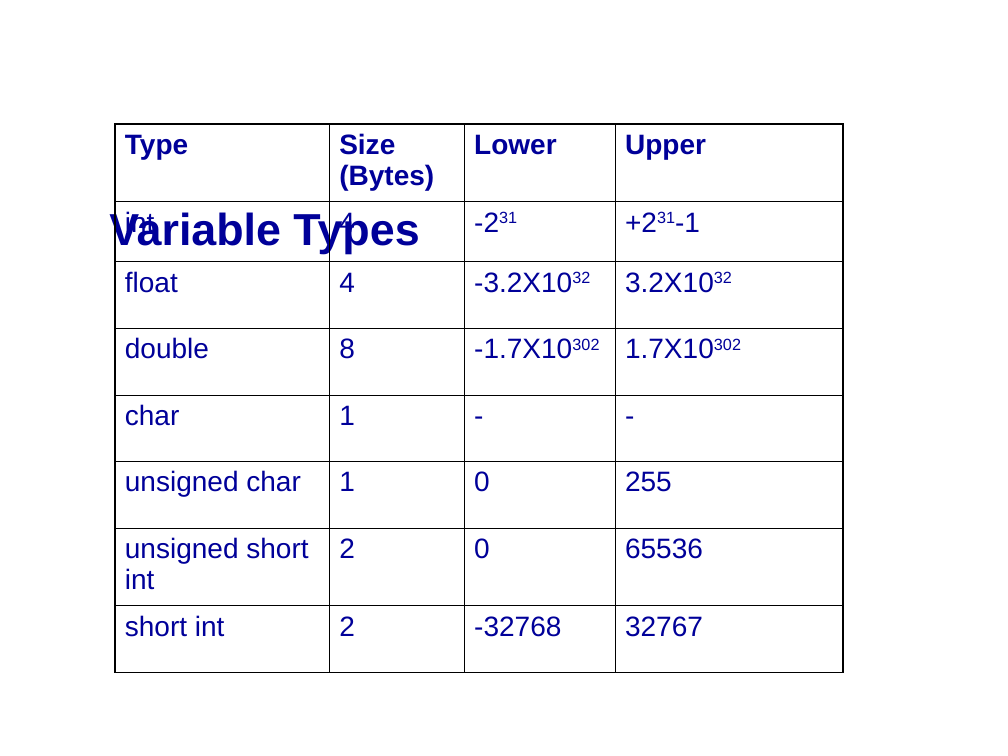
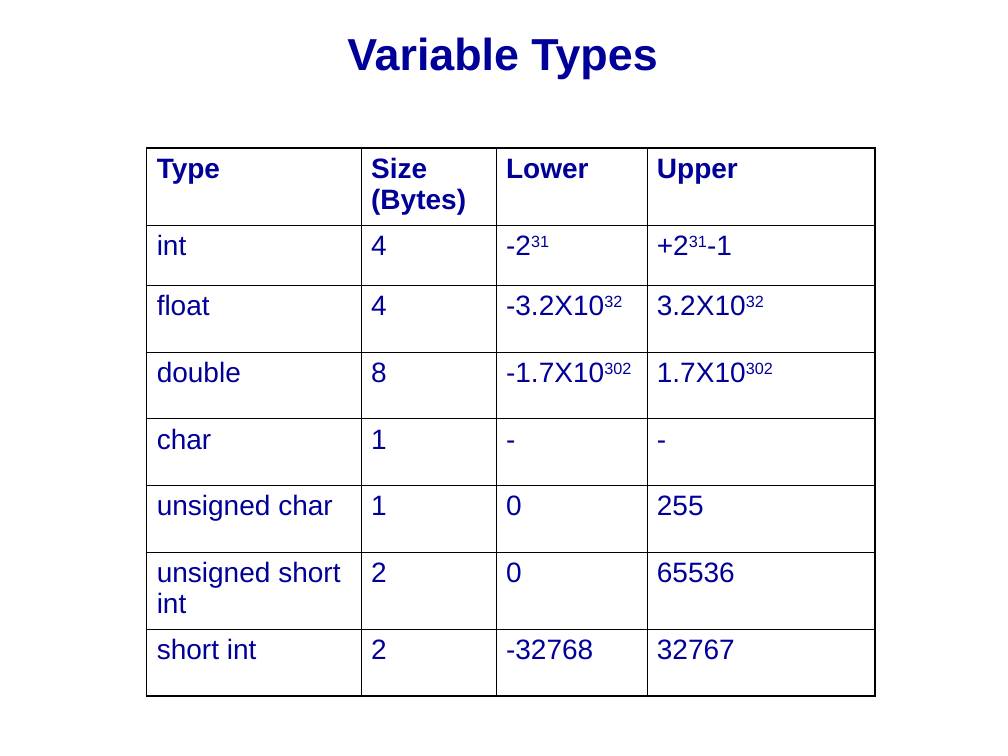
Before and after one commit to mikeg64/iome, a slide deck: slide 12 of src/examples/course/c/presentation/IntrotoC1.ppt. Drawn at 1008x756 pixels with LibreOffice and Linux fonts; fonts in the diff are those of the drawing; background and template pictures are left out. Boxes give left, top, right and bottom in pixels: in the first picture for what was removed or moved away, otherwise in the second. Text is boxed around its words. In the diff, an @@ line names an element or a change of style, - is before the commit and + after.

```diff
--- a/src/examples/course/c/presentation/IntrotoC1.ppt
+++ b/src/examples/course/c/presentation/IntrotoC1.ppt
@@ title "Variable Types" moved from (x1=109, y1=210, x2=419, y2=254) to (x1=347, y1=37, x2=657, y2=79) @@
@@ table moved from (x1=115, y1=124, x2=844, y2=672) to (x1=147, y1=148, x2=876, y2=697) @@
```
Also in this commit, not shown: 28 other slides changed, 2 slides added, 1 other file.
